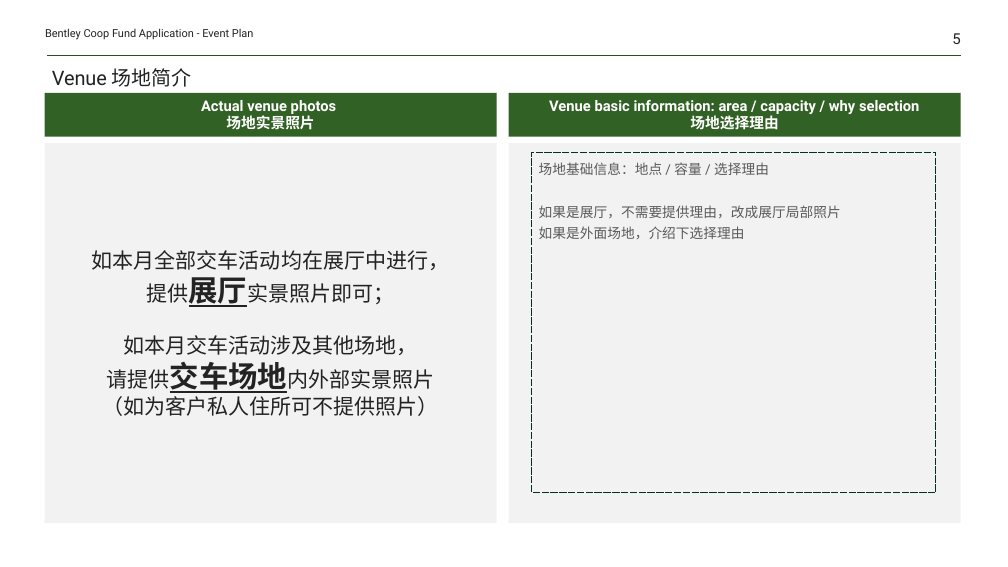
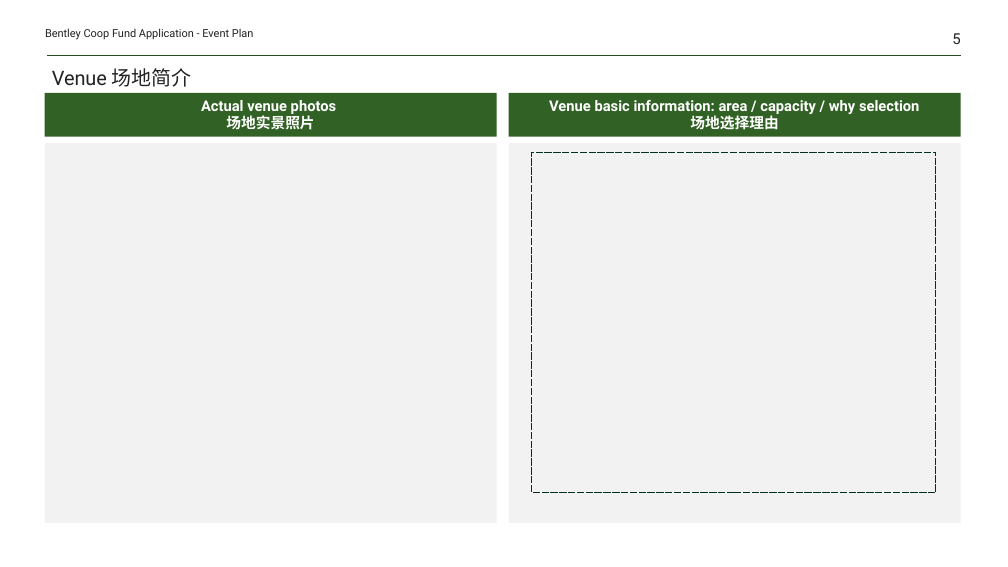
Before and after one commit to Yrtech-Tony/com.yrtech.Bentley.API.Upgrade, a slide deck: slide 5 of com.yrtech.bentleyAPI/com.yrtech.InventoryAPI/template/PlanHandOver.pptx. Drawn at 1008x567 pixels with LibreOffice and Linux fonts; fonts in the diff are those of the drawing. Boxes give left, top, right and bottom in pixels: in the first picture for what was removed or moved away, otherwise in the second. Text is boxed around its words. In the diff, an @@ line names an element or a change of style, - is before the commit and + after.

```diff
--- a/com.yrtech.bentleyAPI/com.yrtech.InventoryAPI/template/PlanHandOver.pptx
+++ b/com.yrtech.bentleyAPI/com.yrtech.InventoryAPI/template/PlanHandOver.pptx
@@ text in rectangle at <box>539,162,841,239</box>: text removed @@
-场地基础信息：地点 / 容量 / 选择理由
-如果是展厅，不需要提供理由，改成展厅局部照片
-如果是外面场地，介绍下选择理由
@@ text in rectangle at <box>92,250,450,416</box>: text removed @@
-如本月全部交车活动均在展厅中进行，
-提供展厅实景照片即可；
-如本月交车活动涉及其他场地，
-请提供交车场地内外部实景照片
-（如为客户私人住所可不提供照片）
```
Also in this commit, not shown: 5 other slides changed, 5 other files.
